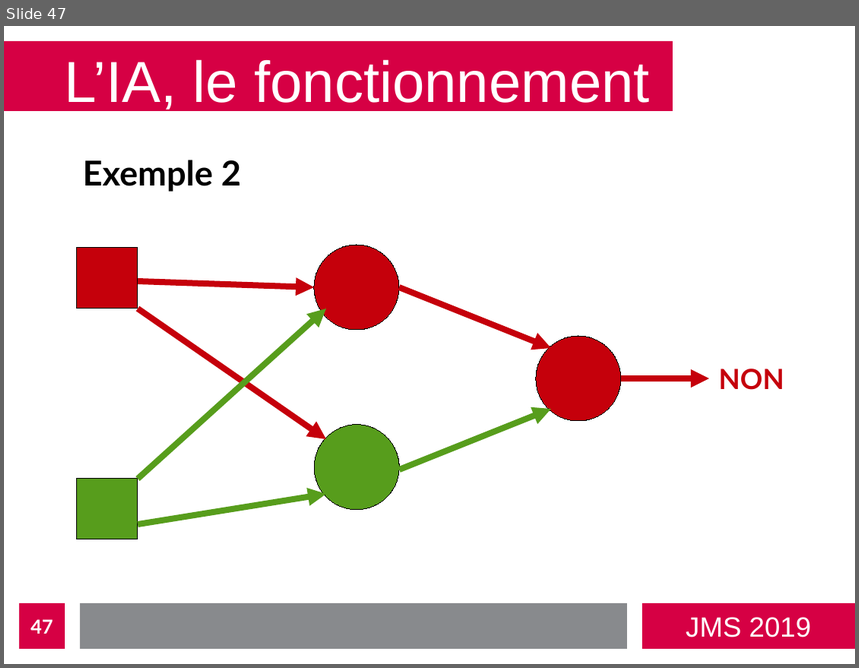
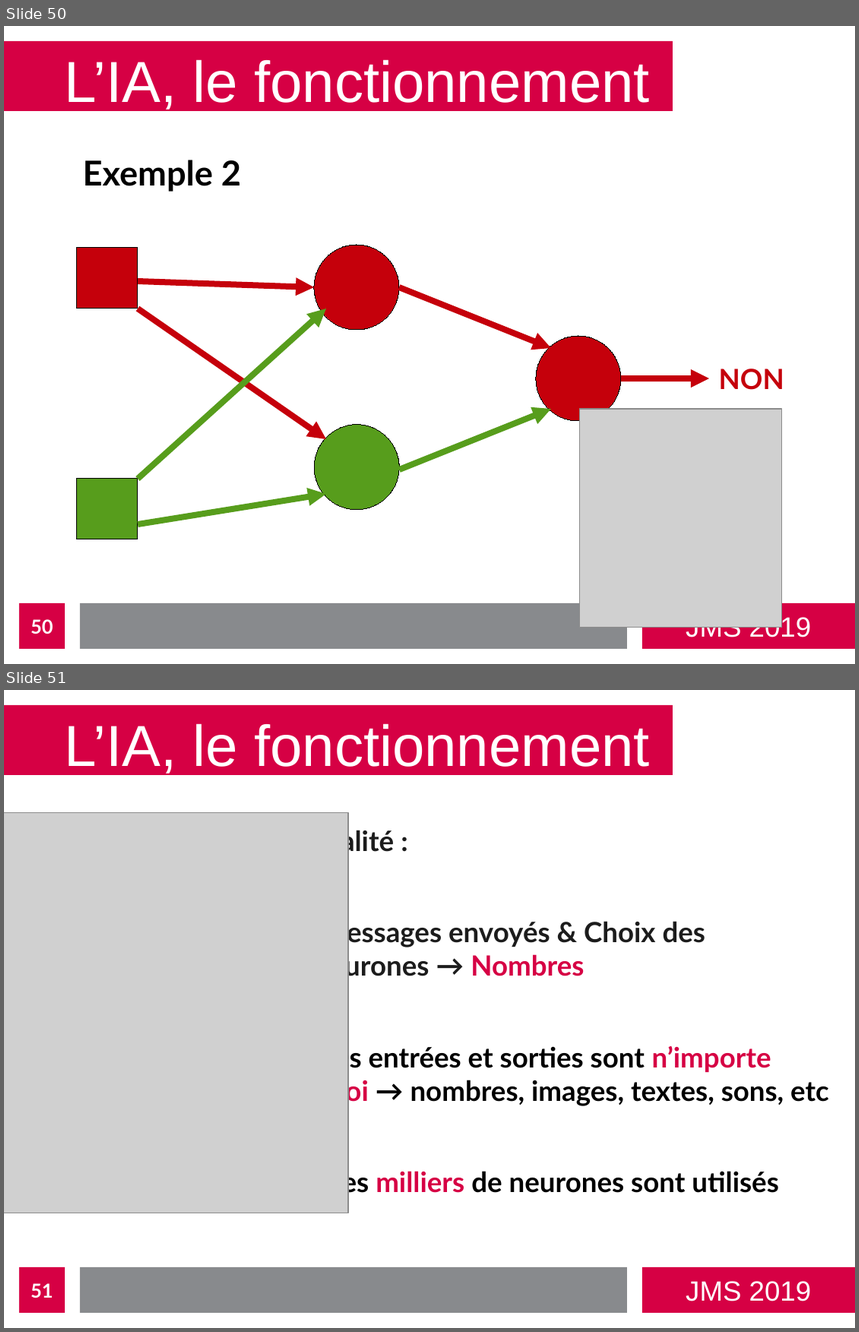
Before and after one commit to bastienvanderplaetse/JMS-2019, a slide deck: presentation-expanded.odp. Shown one above the other, each under a label of ours: slide 47 before the commit, slides 50 and 51 after it. The pictures are 859x668 and 859x1332 pixels, drawn with LibreOffice and Linux fonts; fonts in the diff are those of the drawing; grey boxes stand for pictures. Boxes give left, top, right and bottom in pixels: in the first picture for what was removed or moved away, otherwise in the second. Text is boxed around its words. In the diff, an @@ line names an element or a change of style, - is before the commit and + after.

```diff
--- a/presentation-expanded.odp
+++ b/presentation-expanded.odp
@@ slide 51 added at [4, 690, 855, 1328], background #FFFFFF; not listed: 4 template elements that a slide beside it also shows @@
@@ title added at [65, 723, 650, 777], 54 pt, text #FFFFFF @@
+L’IA, le fonctionnement
@@ picture added at [4, 813, 348, 1214] @@
@@ text added at [314, 827, 829, 1198], 26 pt, text #000000, bold @@
+En réalité :
+● Messages envoyés & Choix des neurones → Nombres
+● Les entrées et sorties sont n’importe quoi → nombres, images, textes, sons, etc
+● Des milliers de neurones sont utilisés
@@ page number added at [19, 1268, 65, 1313], fill #D60044, 18 pt, text #FFFFFF, bold @@
+51
@@ what was slide 47 is now slide 50 @@
@@ slide 50 changed as well @@
@@ picture added at [579, 409, 781, 628] @@
@@ page number at [31, 620, 53, 635]: text changed @@
-47
+50
```
Also in this commit, not shown: 12 other slides changed, 3 other slides added, 2 other files.
